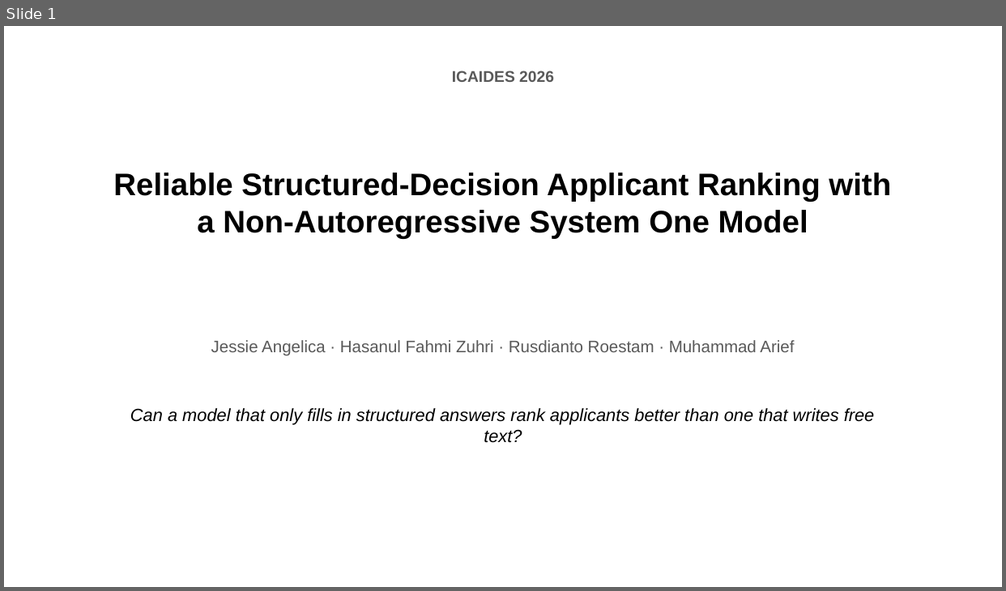
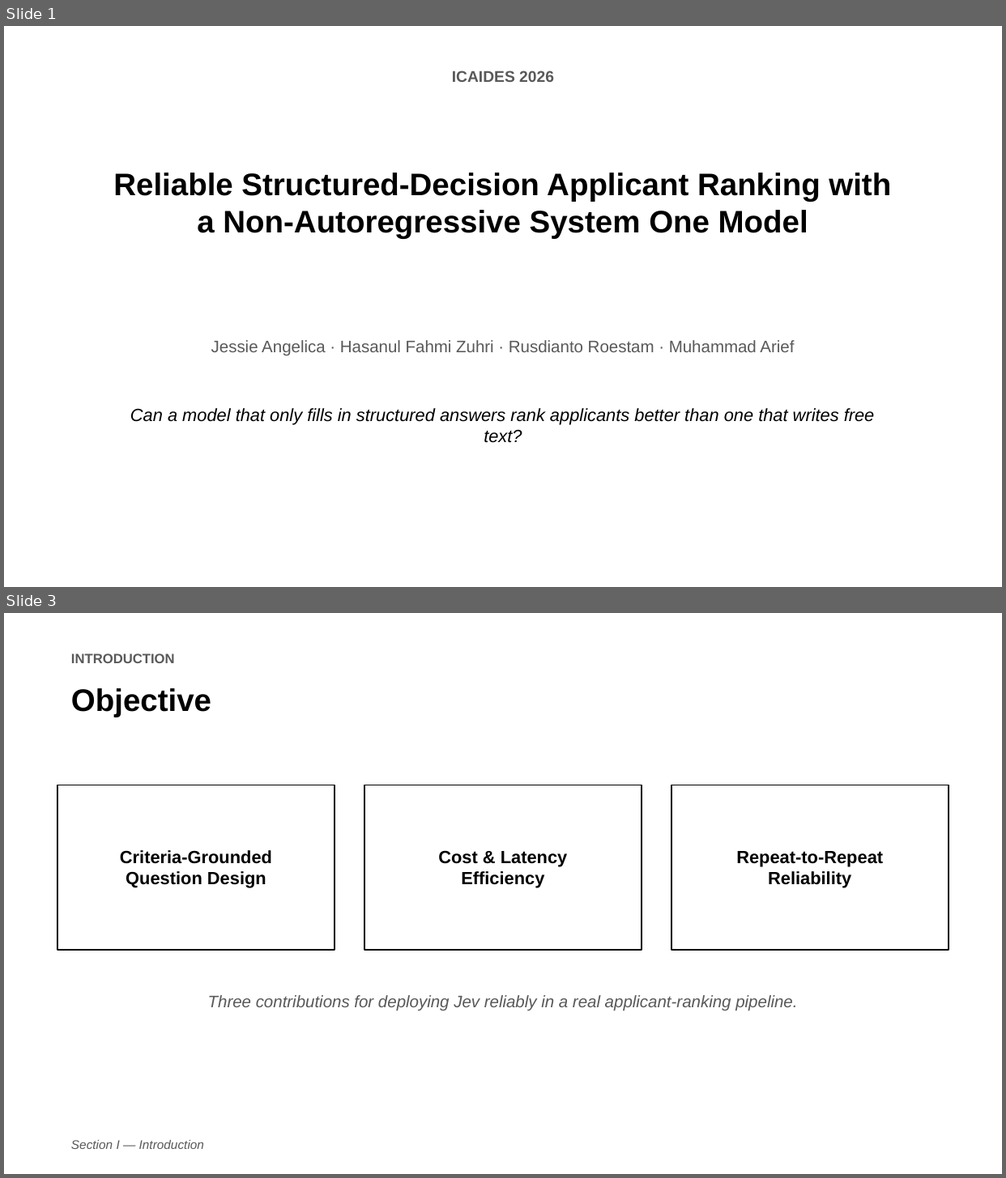
Before and after one commit to jessieangelicauni/hire-rank, a slide deck: docs/presentation/icaides2026_jev.pptx. Shown one above the other, each under a label of ours: slide 1 before the commit, slides 1 and 3 after it; the slides between them are not shown. The pictures are 1006x591 and 1006x1178 pixels, drawn with LibreOffice and Linux fonts; fonts in the diff are those of the drawing. Boxes give left, top, right and bottom in pixels: in the first picture for what was removed or moved away, otherwise in the second. Text is boxed around its words. In the diff, an @@ line names an element or a change of style, - is before the commit and + after.

```diff
--- a/docs/presentation/icaides2026_jev.pptx
+++ b/docs/presentation/icaides2026_jev.pptx
@@ slide 3 added at bbox=[4, 613, 1002, 1174], background #FFFFFF @@
@@ text added at bbox=[71, 653, 175, 663], 13 pt, text #595959, bold @@
+INTRODUCTION
@@ text added at bbox=[71, 688, 211, 717], 30 pt, text #000000, bold @@
+Objective
@@ rectangle added at bbox=[58, 786, 335, 950], outline #000000 1.5 pt, 17 pt, text #000000, bold @@
+Criteria-Grounded
+Question Design
@@ rectangle added at bbox=[364, 786, 641, 950], outline #000000 1.5 pt, 17 pt, text #000000, bold @@
+Cost & Latency
+Efficiency
@@ rectangle added at bbox=[671, 786, 948, 950], outline #000000 1.5 pt, 17 pt, text #000000, bold @@
+Repeat-to-Repeat
+Reliability
@@ text added at bbox=[208, 995, 797, 1011], 16 pt, text #595959, italic @@
+Three contributions for deploying Jev reliably in a real applicant-ranking pipeline.
@@ text added at bbox=[71, 1140, 204, 1149], 12 pt, text #595959, italic @@
+Section I — Introduction
```
Also in this commit, not shown: 1 other slide added, 1 other file.
